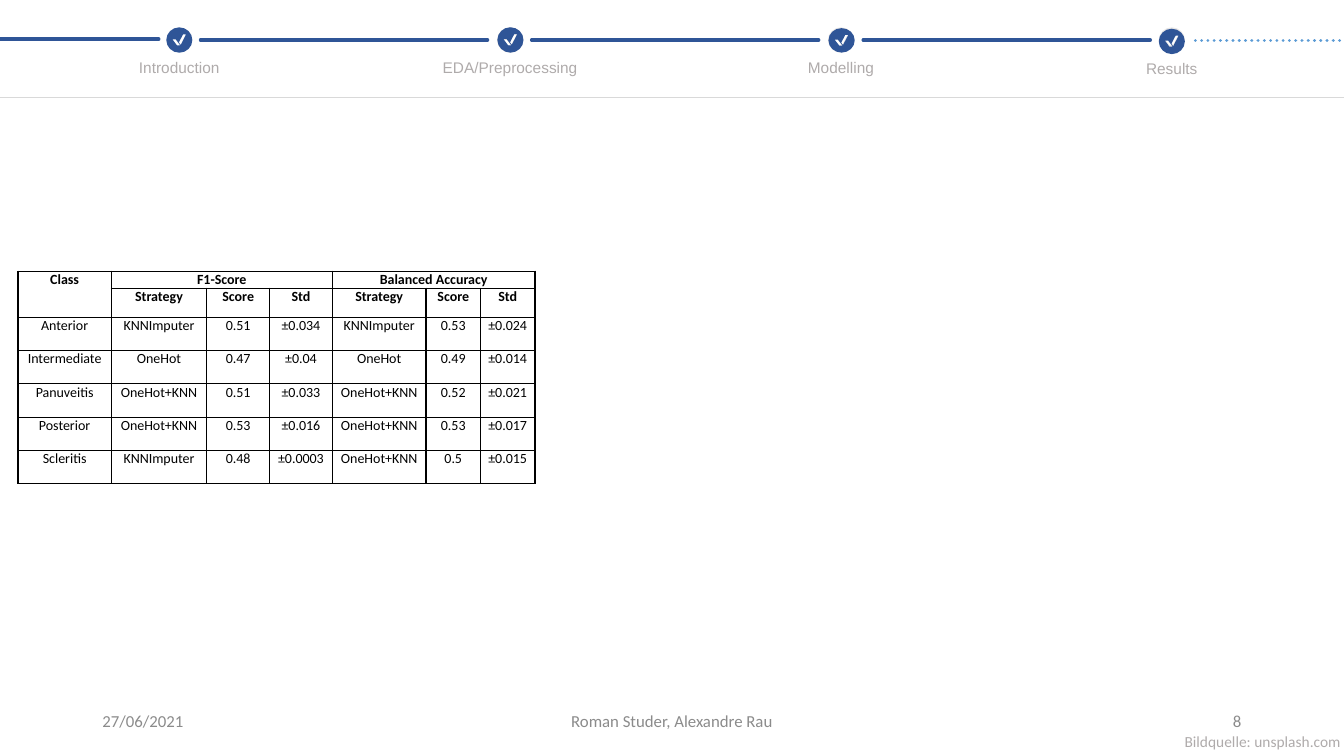
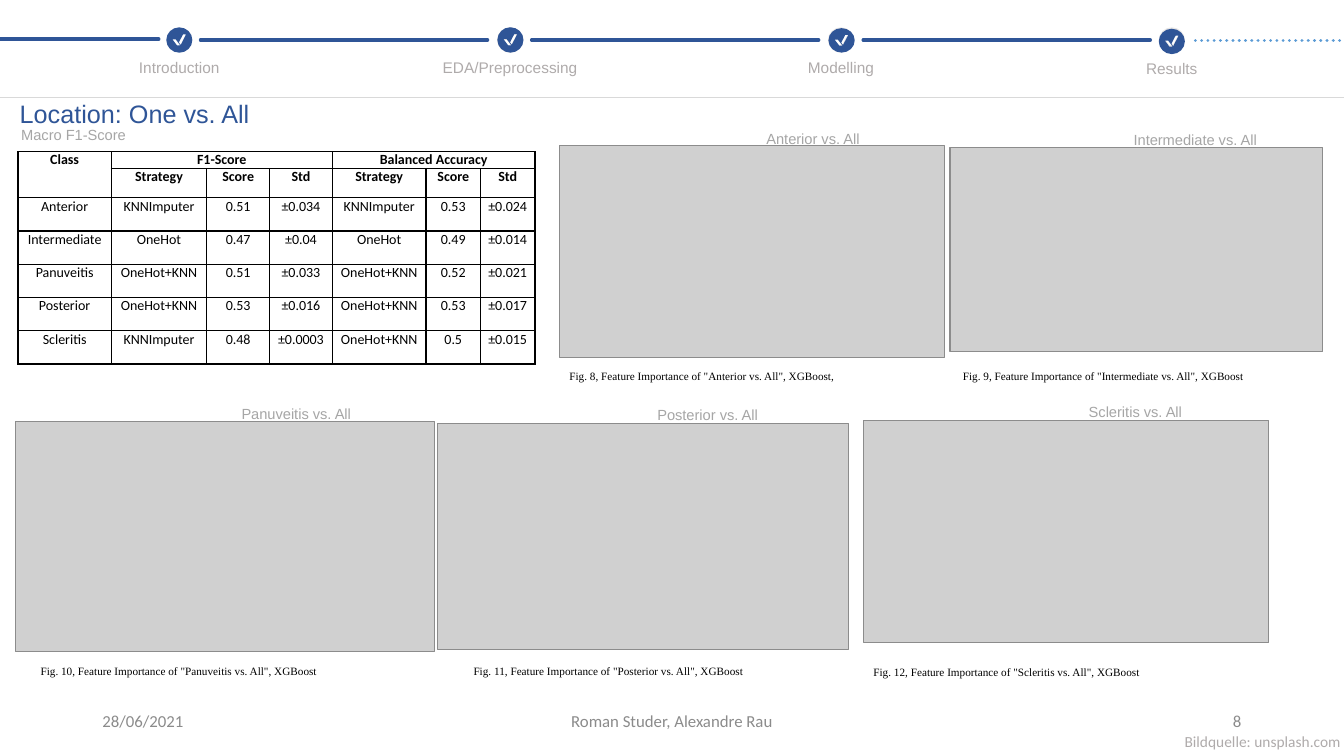
Before and after one commit to CrawTheOne/mirror_-fhnw_ds_fs2021_medical_challenge, a slide deck: slide 8 of presentation/Final_Presentation.pptx. Drawn at 1344x756 pixels with LibreOffice and Linux fonts; fonts in the diff are those of the drawing; grey boxes stand for pictures. Boxes give left, top, right and bottom in pixels: in the first picture for what was removed or moved away, otherwise in the second. Text is boxed around its words. In the diff, an @@ line names an element or a change of style, - is before the commit and + after.

```diff
--- a/presentation/Final_Presentation.pptx
+++ b/presentation/Final_Presentation.pptx
@@ text added at (x1=20, y1=104, x2=249, y2=124), 18 pt, text #2F5597 @@
+Location: One vs. All
@@ text added at (x1=21, y1=130, x2=126, y2=140), 10.5 pt, text #A6A6A6 @@
+Macro F1-Score
@@ picture added at (x1=560, y1=146, x2=945, y2=358) @@
@@ text added at (x1=766, y1=133, x2=859, y2=147), 10.5 pt, text #A6A6A6 @@
+Anterior vs. All
@@ picture added at (x1=951, y1=147, x2=1324, y2=352) @@
@@ text added at (x1=1134, y1=134, x2=1257, y2=149), 10.5 pt, text #A6A6A6 @@
+Intermediate vs. All
@@ table moved from (x1=18, y1=271, x2=534, y2=484) to (x1=18, y1=151, x2=534, y2=364) @@
@@ text added at (x1=569, y1=372, x2=834, y2=383), 8 pt, text #000000 @@
+Fig. 8, Feature Importance of "Anterior vs. All", XGBoost,
@@ text added at (x1=963, y1=372, x2=1243, y2=383), 8 pt, text #000000 @@
+Fig. 9, Feature Importance of "Intermediate vs. All", XGBoost
@@ text added at (x1=242, y1=408, x2=351, y2=423), 10.5 pt, text #A6A6A6 @@
+Panuveitis vs. All
@@ text added at (x1=657, y1=409, x2=758, y2=420), 10.5 pt, text #A6A6A6 @@
+Posterior vs. All
@@ text added at (x1=1089, y1=406, x2=1182, y2=417), 10.5 pt, text #A6A6A6 @@
+Scleritis vs. All
@@ picture added at (x1=15, y1=421, x2=435, y2=652) @@
@@ picture added at (x1=438, y1=423, x2=849, y2=649) @@
@@ picture added at (x1=864, y1=420, x2=1269, y2=643) @@
@@ text added at (x1=41, y1=667, x2=316, y2=677), 8 pt, text #000000 @@
+Fig. 10, Feature Importance of "Panuveitis vs. All", XGBoost
@@ text added at (x1=474, y1=667, x2=742, y2=678), 8 pt, text #000000 @@
+Fig. 11, Feature Importance of "Posterior vs. All", XGBoost
@@ text added at (x1=873, y1=668, x2=1139, y2=678), 8 pt, text #000000 @@
+Fig. 12, Feature Importance of "Scleritis vs. All", XGBoost
@@ text at (x1=102, y1=715, x2=183, y2=728): text changed @@
-27/06/2021
+28/06/2021
```
Also in this commit, not shown: 7 other slides changed, 1 slide added.
